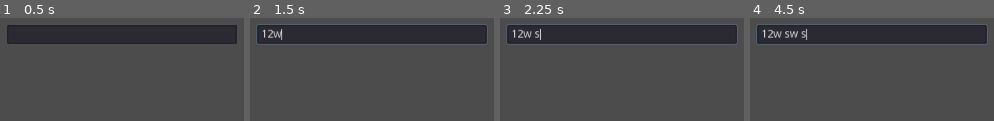
Above: before the commit, frames 1-4 (left to right).
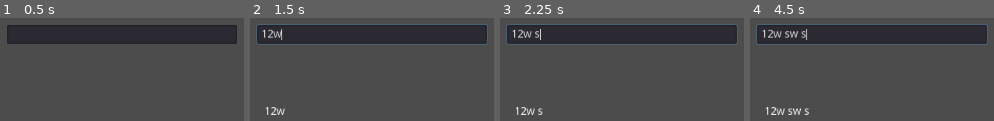
Above: after the commit, the same moments.

Repository: Aki78/GameClubMetropolia
Game: Godot game, scene res://Exercise6.tscn
Same seed, same stepped clock (60 frames per second), same inputs: the game is played once before the commit and once after it. This scene is started directly instead of the project's main scene.
Inputs (mouse positions are in pixels of both pictures, inside the frame that each line leads up to):
- Up to frame 1 (0.5 s): no input
- Up to frame 2 (1.5 s): click (372, 34) at 0.52 s; type "12" at 0.6 s; tap Enter at 1.25 s; hold W (ui2_up) from 1.28 s (still down)
- Up to frame 3 (2.25 s): tap Space at 2 s; release W (ui2_up) at 2.03 s; hold S (ui2_down) from 2.03 s (still down)
- Up to frame 4 (4.5 s): tap Enter at 2.75, 4.25 s; release S (ui2_down) at 2.78 s; hold W (ui2_up) 2.78-4.28 s; tap Space at 3.5 s; hold S (ui2_down) from 4.28 s (still down)

Frame 1 is identical in both runs. In frame 2, 0.3% of the frame differs, in the area x 6-15%, y 86-95%; in frame 3, 0.4%; in frame 4, 0.7%, in the area x 6-25%, y 86-95%.

Commit message:
ex 6 and unfinished 8

Diff:
--- a/exercises/Exercise4.tscn
+++ b/exercises/Exercise4.tscn
@@ -1,18 +1,50 @@
-[gd_scene load_steps=2 format=2]
+[gd_scene load_steps=6 format=2]
 
 [ext_resource path="res://Exercise4.gd" type="Script" id=2]
+
+[sub_resource type="PhysicsMaterial" id=3]
+friction = 0.0
+
+[sub_resource type="RectangleShape2D" id=1]
+extents = Vector2( 12, 128 )
+
+[sub_resource type="PhysicsMaterial" id=4]
+friction = 0.0
+
+[sub_resource type="RectangleShape2D" id=2]
+extents = Vector2( 12, 128 )
 
 [node name="Node2D" type="Node2D"]
 script = ExtResource( 2 )
 
 [node name="ColorRect" type="ColorRect" parent="."]
-margin_left = 300.0
+margin_left = 10.0
+margin_top = 152.0
+margin_right = 34.0
+margin_bottom = 408.0
+
+[node name="RigidBody2D" type="RigidBody2D" parent="ColorRect"]
+physics_material_override = SubResource( 3 )
+gravity_scale = 0.0
+linear_damp = 0.0
+angular_damp = 0.0
+
+[node name="CollisionShape2D" type="CollisionShape2D" parent="ColorRect/RigidBody2D"]
+position = Vector2( 12, 128 )
+shape = SubResource( 1 )
+
+[node name="ColorRect2" type="ColorRect" parent="."]
+margin_left = 990.0
 margin_top = 150.0
-margin_right = 324.0
+margin_right = 1014.0
 margin_bottom = 406.0
 
-[node name="ColorRect2" type="ColorRect" parent="."]
-margin_left = 500.0
-margin_top = 150.0
-margin_right = 524.0
-margin_bottom = 406.0
+[node name="RigidBody2D" type="RigidBody2D" parent="ColorRect2"]
+physics_material_override = SubResource( 4 )
+gravity_scale = 0.0
+linear_damp = 0.0
+angular_damp = 0.0
+
+[node name="CollisionShape2D" type="CollisionShape2D" parent="ColorRect2/RigidBody2D"]
+position = Vector2( 12, 128 )
+shape = SubResource( 2 )
--- /dev/null
+++ b/exercises/Exercise6.gd
@@ -0,0 +1,20 @@
+extends Node2D
+
+
+# Declare member variables here. Examples:
+# var a = 2
+# var b = "text"
+
+
+# Called when the node enters the scene tree for the first time.
+func _ready():
+	pass # Replace with function body.
+
+
+# Called every frame. 'delta' is the elapsed time since the previous frame.
+#func _process(delta):
+#	pass
+
+
+func _on_LineEdit_text_changed(new_text):
+	$Label.text = $LineEdit.text
--- a/exercises/Exercise6.tscn
+++ b/exercises/Exercise6.tscn
@@ -1,6 +1,9 @@
-[gd_scene format=2]
+[gd_scene load_steps=2 format=2]
+
+[ext_resource path="res://Exercise6.gd" type="Script" id=1]
 
 [node name="Node2D" type="Node2D"]
+script = ExtResource( 1 )
 
 [node name="LineEdit" type="LineEdit" parent="."]
 margin_left = 333.0
@@ -13,3 +16,5 @@
 margin_top = 340.0
 margin_right = 624.0
 margin_bottom = 354.0
+
+[connection signal="text_changed" from="LineEdit" to="." method="_on_LineEdit_text_changed"]
--- a/exercises/Exercise7.tscn
+++ b/exercises/Exercise7.tscn
@@ -44,7 +44,7 @@
 physics_material_override = SubResource( 5 )
 gravity_scale = 0.0
 can_sleep = false
-linear_velocity = Vector2( 100, 100 )
+linear_velocity = Vector2( 300, 300 )
 linear_damp = 0.0
 angular_damp = 0.0
 
--- /dev/null
+++ b/exercises/Exercise8.tscn
@@ -0,0 +1,43 @@
+[gd_scene load_steps=5 format=2]
+
+[ext_resource path="res://Exercise4.tscn" type="PackedScene" id=1]
+[ext_resource path="res://icon.png" type="Texture" id=2]
+
+[sub_resource type="PhysicsMaterial" id=2]
+friction = 0.0
+
+[sub_resource type="CircleShape2D" id=1]
+radius = 16.0
+
+[node name="Node2D" type="Node2D"]
+
+[node name="Node2D" parent="." instance=ExtResource( 1 )]
+light_mask = 0
+
+[node name="RigidBody2D" type="RigidBody2D" parent="."]
+physics_interpolation_mode = 1
+position = Vector2( 472, 261 )
+mode = 2
+physics_material_override = SubResource( 2 )
+can_sleep = false
+linear_velocity = Vector2( 250, 0 )
+linear_damp = 1.0
+angular_damp = 0.0
+
+[node name="CollisionShape2D" type="CollisionShape2D" parent="RigidBody2D"]
+physics_interpolation_mode = 1
+shape = SubResource( 1 )
+
+[node name="Sprite" type="Sprite" parent="RigidBody2D"]
+physics_interpolation_mode = 1
+position = Vector2( 8.9407e-07, 1.84774e-06 )
+scale = Vector2( 0.5, 0.5 )
+texture = ExtResource( 2 )
+
+[node name="Label" type="Label" parent="."]
+margin_left = 436.0
+margin_top = 160.0
+margin_right = 739.0
+margin_bottom = 206.0
+text = "bugs now slows down
+and if combinig 7 and 4 ex starts act wierd after couple colliisons"
--- a/exercises/project.godot
+++ b/exercises/project.godot
@@ -38,5 +38,6 @@
 2d/sleep_threshold_angular=0.0
 2d/time_before_sleep=0.0
 2d/default_gravity=0
+2d/default_gravity_vector=Vector2( 0, 0 )
 2d/default_linear_damp=0.0
 2d/default_angular_damp=0.0
